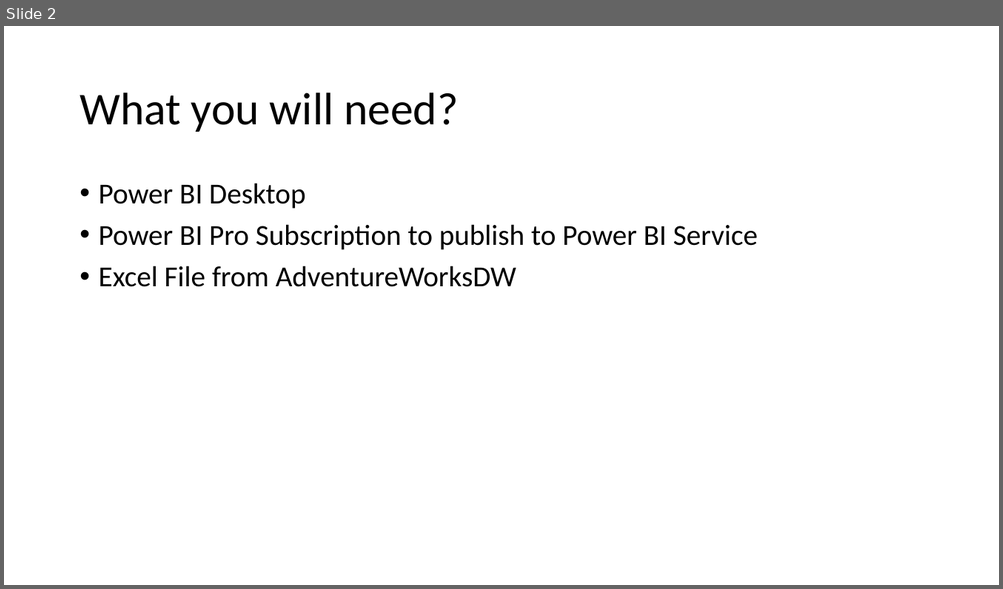
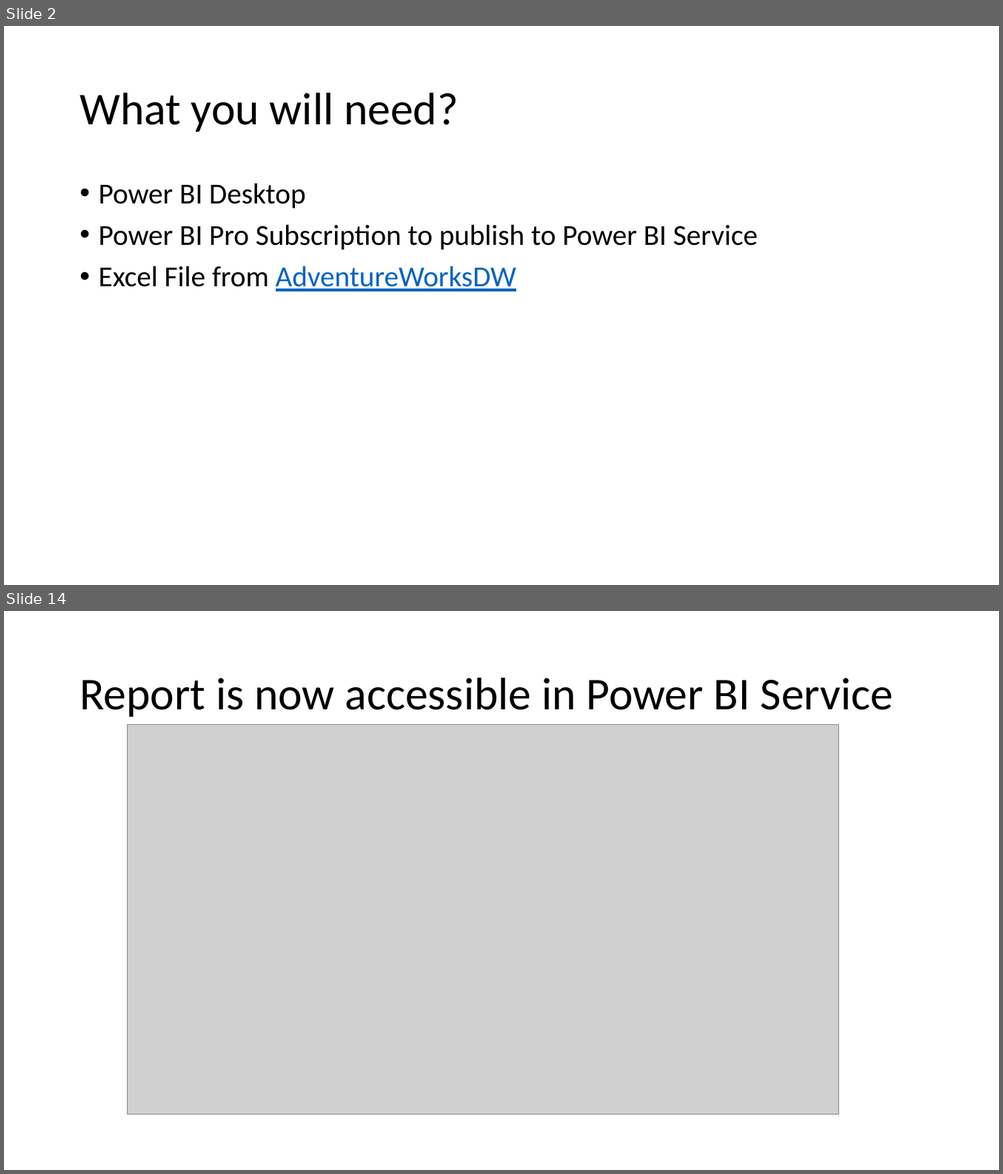
Before and after one commit to peterperov/PowerBIServer, a slide deck: Power BI Role Level Security.pptx. Shown one above the other, each under a label of ours: slide 2 before the commit, slides 2 and 14 after it; the slides between them are not shown. The pictures are 1003x589 and 1003x1174 pixels, drawn with LibreOffice and Linux fonts; fonts in the diff are those of the drawing; grey boxes stand for pictures. Boxes give left, top, right and bottom in pixels: in the first picture for what was removed or moved away, otherwise in the second. Text is boxed around its words. In the diff, an @@ line names an element or a change of style, - is before the commit and + after.

```diff
--- a/Power BI Role Level Security.pptx
+++ b/Power BI Role Level Security.pptx
@@ slide 14 added at (4, 611, 999, 1170), background #FFFFFF @@
@@ title added at (79, 678, 893, 717), 44 pt, text #000000 @@
+Report is now accessible in Power BI Service
@@ picture added at (127, 724, 838, 1115) @@
@@ slide 2 changed as well @@
@@ text at (99, 266, 516, 292): text colour #000000 to #0563C1, underline on in "AdventureWorksDW" @@
```
Also in this commit, not shown: 14 other slides added.
